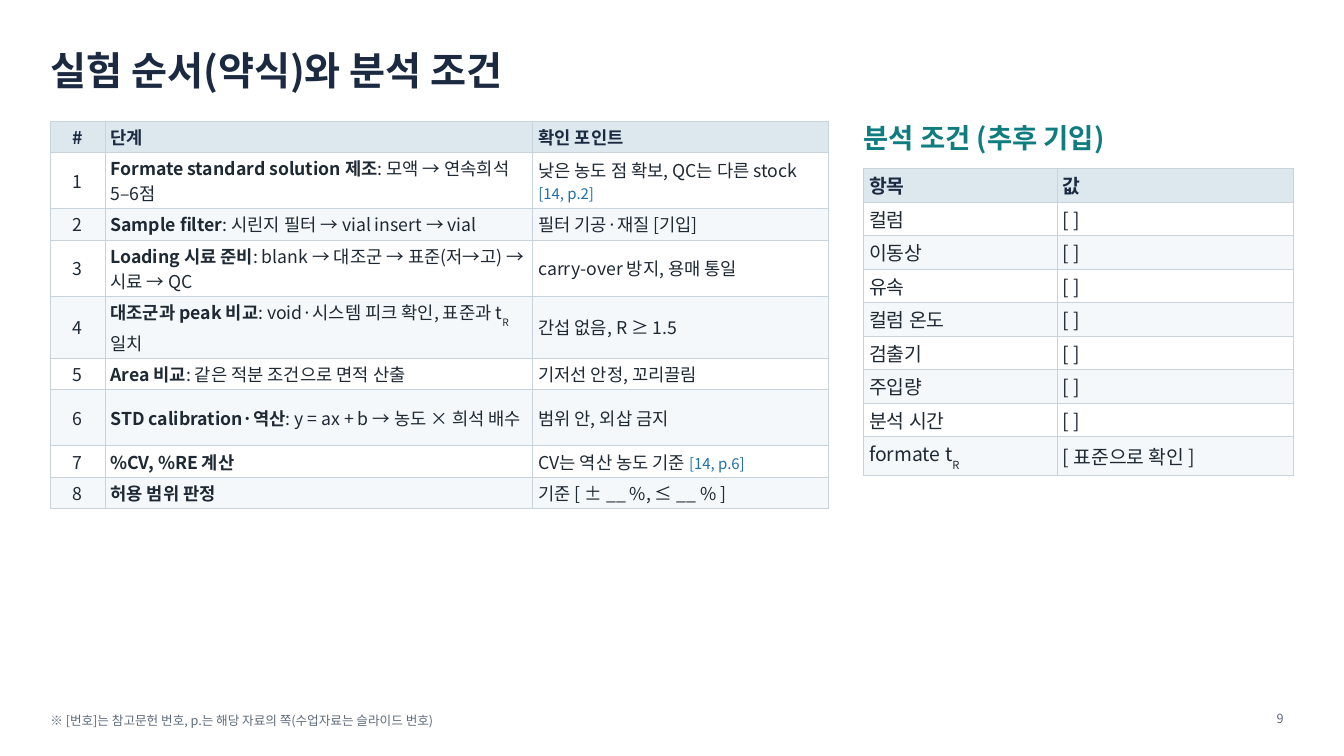
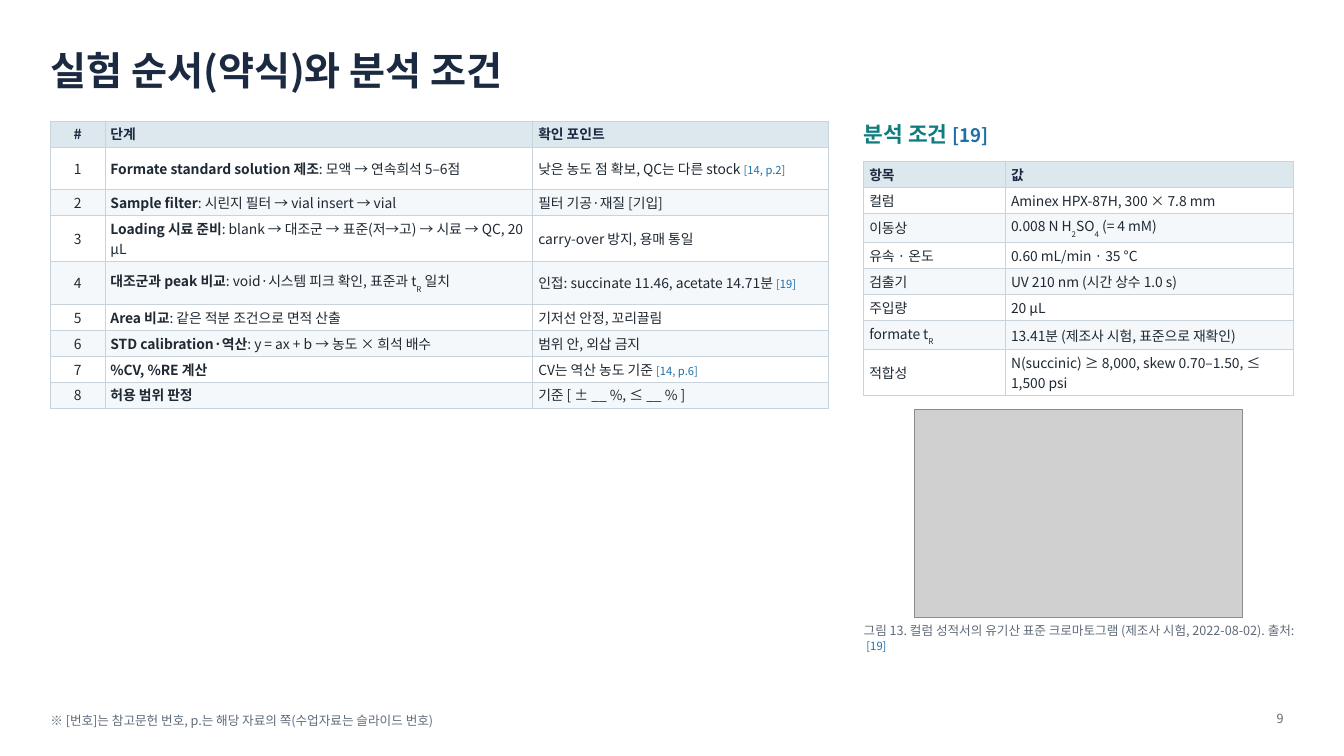
Before and after one commit to mingyu221/office, a slide deck: slide 9 of HPLC_formate_slides_KO.pptx. Drawn at 1344x756 pixels with LibreOffice and Linux fonts; fonts in the diff are those of the drawing; grey boxes stand for pictures. Boxes give left, top, right and bottom in pixels: in the first picture for what was removed or moved away, otherwise in the second. Text is boxed around its words. In the diff, an @@ line names an element or a change of style, - is before the commit and + after.

```diff
--- a/HPLC_formate_slides_KO.pptx
+++ b/HPLC_formate_slides_KO.pptx
@@ table at [50,121,828,406] @@
-row 4, column 2: Loading 시료 준비: blank → 대조군 → 표준(저→고) → 시료 → QC
+row 4, column 2: Loading 시료 준비: blank → 대조군 → 표준(저→고) → 시료 → QC, 20 µL
-row 5, column 3: 간섭 없음, R ≥ 1.5
+row 5, column 3: 인접: succinate 11.46, acetate 14.71분 [19]
@@ size 12.7 to 9.9 pt in "#", "단계", "확인 포인트", "1" and 21 more places @@
@@ size 10.7 to 8 pt in "[14, p.2]", "[14, p.6]" @@
@@ text at [864,124,989,146]: text changed; size 19.6 to 15.3 pt @@
-분석 조건 (추후 기입)
+분석 조건 [19]
@@ table at [864,161,1295,395] @@
-row 2: 컬럼 | [ ]
-row 3: 이동상 | [ ]
-row 4: 유속 | [ ]
-row 5: 컬럼 온도 | [ ]
-row 6: 검출기 | [ ]
-row 7: 주입량 | [ ]
-row 8: 분석 시간 | [ ]
-row 9: formate tR | [ 표준으로 확인 ]
+row 2: 컬럼 | Aminex HPX-87H, 300 × 7.8 mm
+row 3: 이동상 | 0.008 N H2SO4 (= 4 mM)
+row 4: 유속 · 온도 | 0.60 mL/min · 35 °C
+row 5: 검출기 | UV 210 nm (시간 상수 1.0 s)
+row 6: 주입량 | 20 µL
+row 7: formate tR | 13.41분 (제조사 시험, 표준으로 재확인)
+row 8: 적합성 | N(succinic) ≥ 8,000, skew 0.70–1.50, ≤ 1,500 psi
@@ table: place and size @@
-table at [864,168,1295,473]
+table at [864,161,1295,395]
@@ picture added at [914,409,1243,618] @@
@@ text added at [864,624,1295,652], 9 pt, text #5F6B7A @@
+그림 13. 컬럼 성적서의 유기산 표준 크로마토그램 (제조사 시험, 2022-08-02). 출처: [19]
```
Also in this commit, not shown: 7 other slides changed, 1 slide added, 3 other files.
